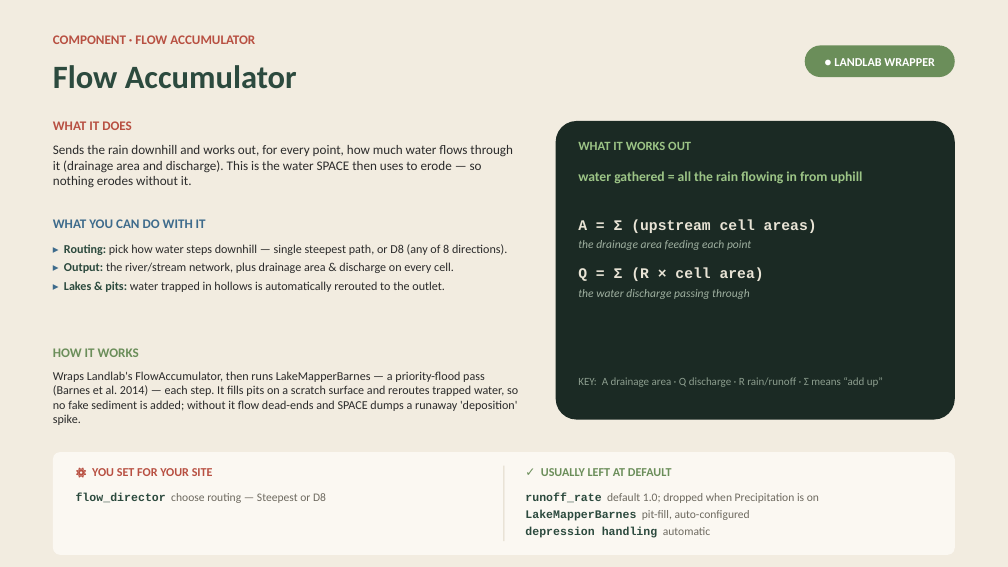
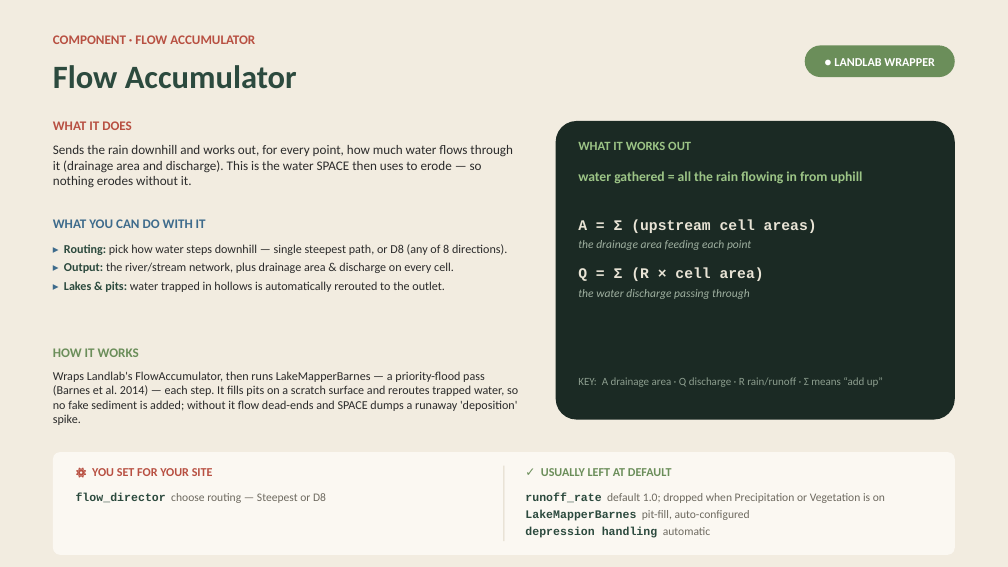
Before and after one commit to vinuri-s/landEvolve, a slide deck: slide 5 of LandEvolve_Components_Manual.pptx. Drawn at 1008x567 pixels with LibreOffice and Linux fonts; fonts in the diff are those of the drawing. Boxes give left, top, right and bottom in pixels: in the first picture for what was removed or moved away, otherwise in the second. Text is boxed around its words. In the diff, an @@ line names an element or a change of style, - is before the commit and + after.

```diff
--- a/LandEvolve_Components_Manual.pptx
+++ b/LandEvolve_Components_Manual.pptx
@@ text at (525, 493, 885, 503): text changed @@
-runoff_rate default 1.0; dropped when Precipitation is on
+runoff_rate default 1.0; dropped when Precipitation or Vegetation is on
```
Also in this commit, not shown: 1 other slide changed.
